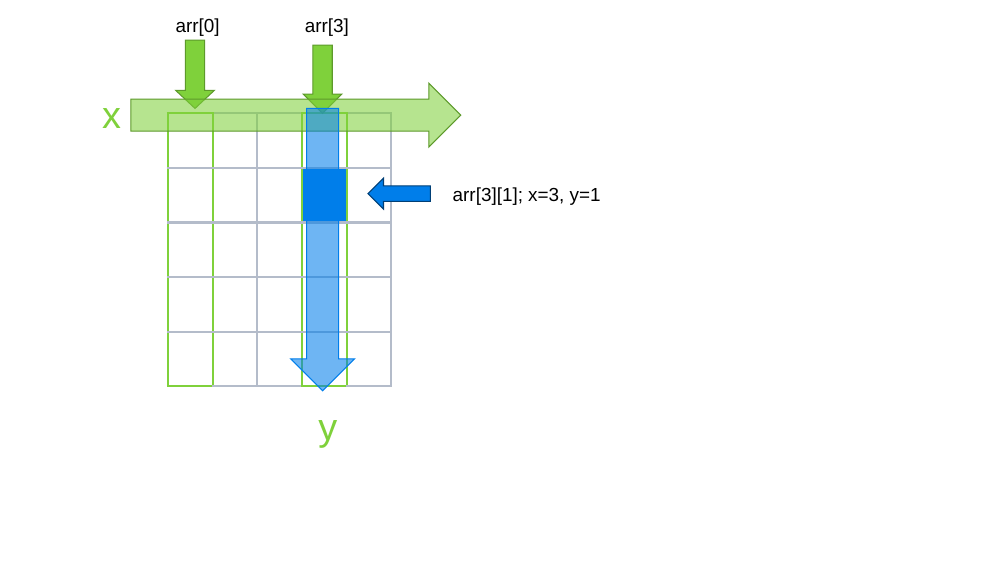
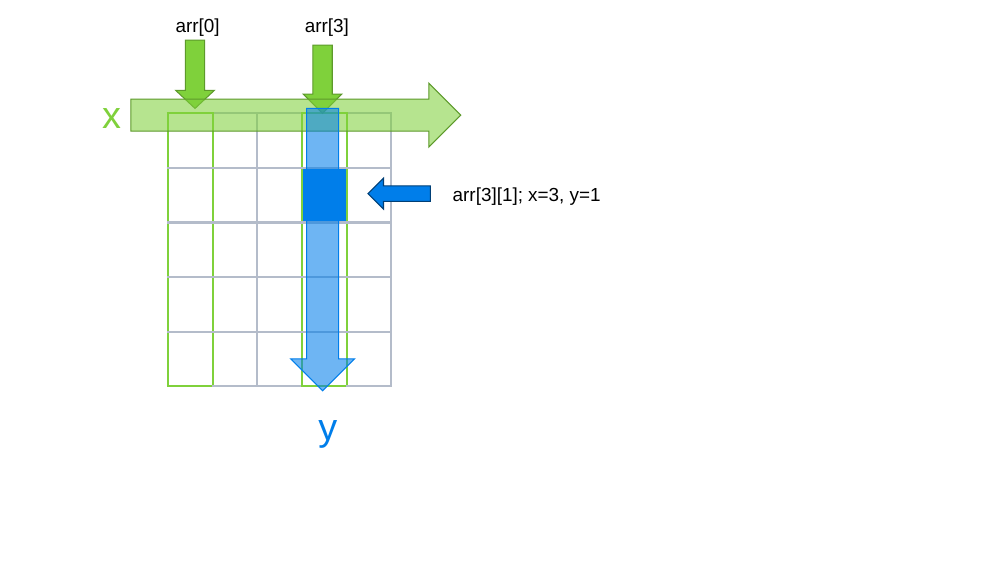
Before and after one commit to asbl/miniworldmaker, a slide deck: slide 2 of docs/source/_images/processing/templates.pptx. Drawn at 1008x567 pixels with LibreOffice and Linux fonts; fonts in the diff are those of the drawing. Boxes give left, top, right and bottom in pixels: in the first picture for what was removed or moved away, otherwise in the second. Text is boxed around its words. In the diff, an @@ line names an element or a change of style, - is before the commit and + after.

```diff
--- a/docs/source/_images/processing/templates.pptx
+++ b/docs/source/_images/processing/templates.pptx
@@ text "y" at box(318, 420, 337, 447): text colour #7FD13B to #007EEB @@
```
Also in this commit, not shown: 11 other files.
